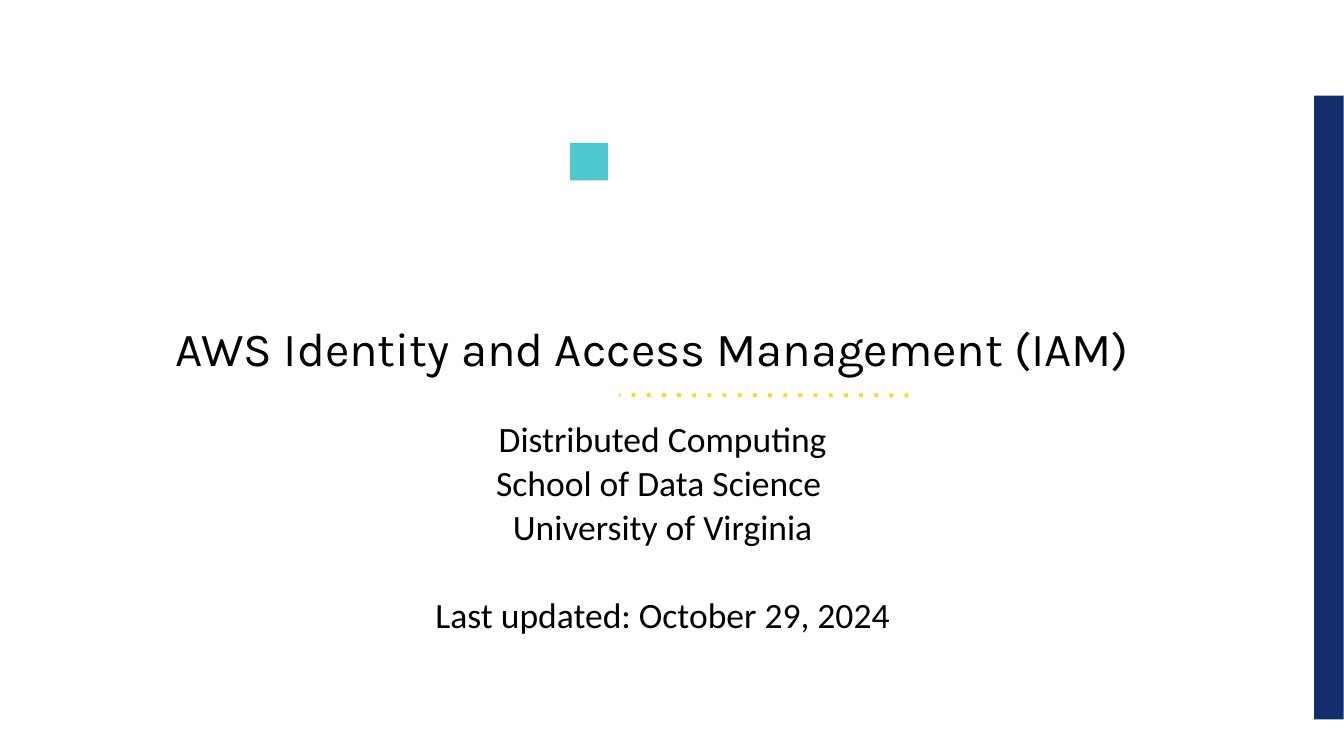
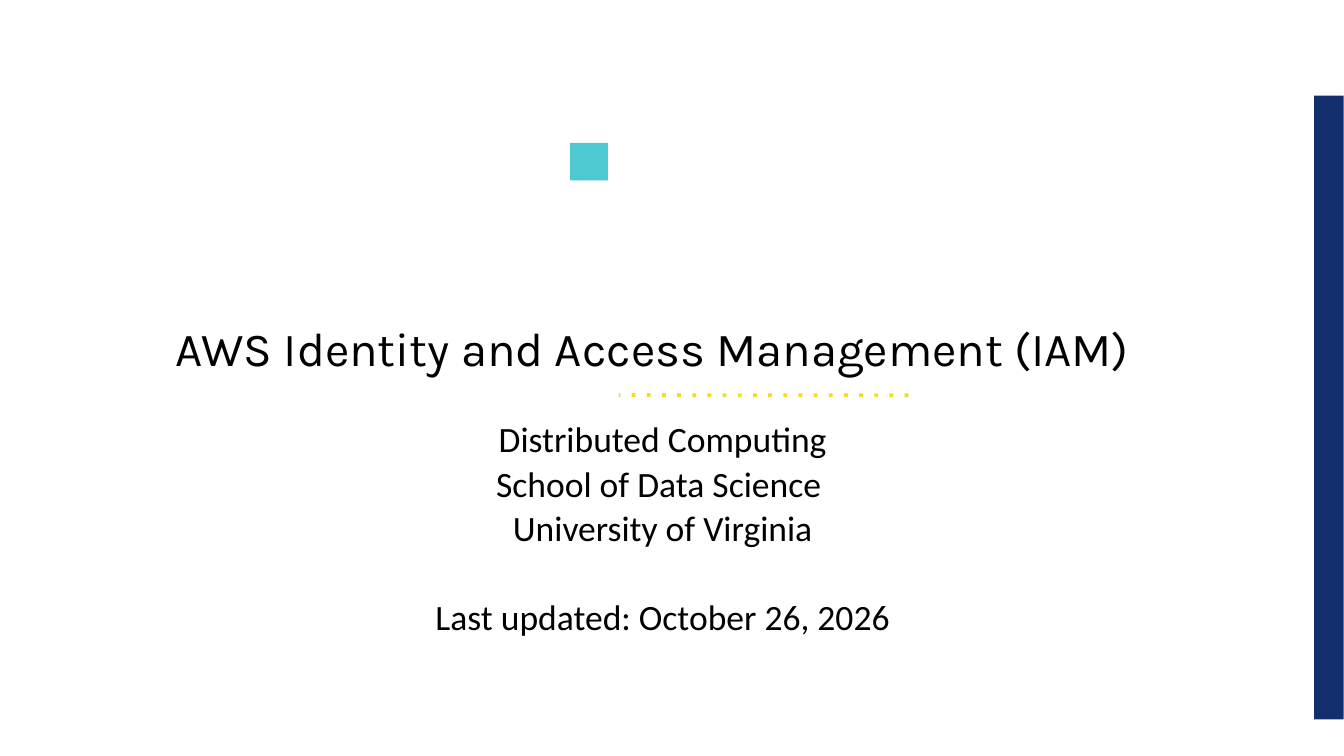
Before and after one commit to UVADS/distributed_computing, a slide deck: slide 1 of 08_aws_services/aws_iam_intro.ppt. Drawn at 1344x756 pixels with LibreOffice and Linux fonts; fonts in the diff are those of the drawing; background and template pictures are left out. Boxes give left, top, right and bottom in pixels: in the first picture for what was removed or moved away, otherwise in the second. Text is boxed around its words. In the diff, an @@ line names an element or a change of style, - is before the commit and + after.

```diff
--- a/08_aws_services/aws_iam_intro.ppt
+++ b/08_aws_services/aws_iam_intro.ppt
@@ text at bbox=[435, 605, 889, 636]: text changed @@
-Last updated: October 29, 2024
+Last updated: October 26, 2026
```
Also in this commit, not shown: 2 slides added.
